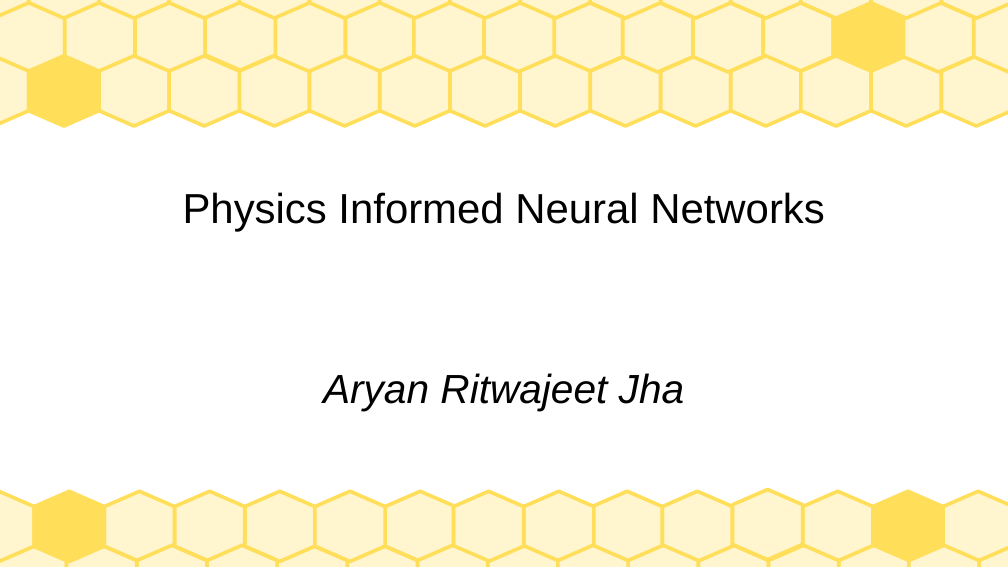
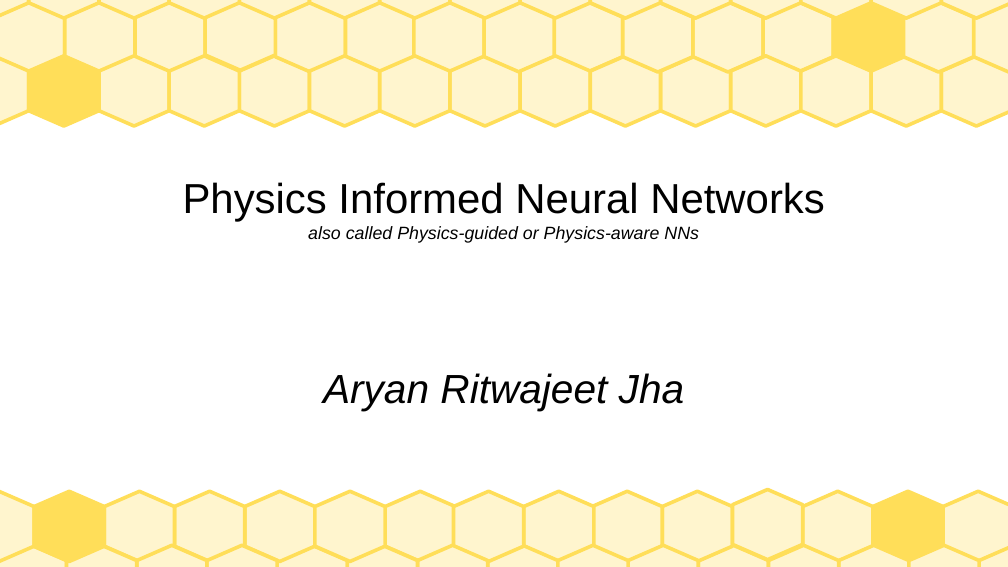
Before and after one commit to Realife-Brahmin/OriginalDocsHub, a slide deck: slide 1 of research_showcase/physicsInformedNeuralNetworks_aryan_ritwajeet_jha.odp. Drawn at 1008x567 pixels with LibreOffice and Linux fonts; fonts in the diff are those of the drawing. Boxes give left, top, right and bottom in pixels: in the first picture for what was removed or moved away, otherwise in the second. Text is boxed around its words. In the diff, an @@ line names an element or a change of style, - is before the commit and + after.

```diff
--- a/research_showcase/physicsInformedNeuralNetworks_aryan_ritwajeet_jha.odp
+++ b/research_showcase/physicsInformedNeuralNetworks_aryan_ritwajeet_jha.odp
@@ title at (183, 182, 825, 243): text changed; size 33 to 14 pt; italic on @@
-Physics Informed Neural Networks
+Physics Informed Neural Networks
+also called Physics-guided or Physics-aware NNs
```
Also in this commit, not shown: 1 slide added, 1 slide removed, 1 other file.
